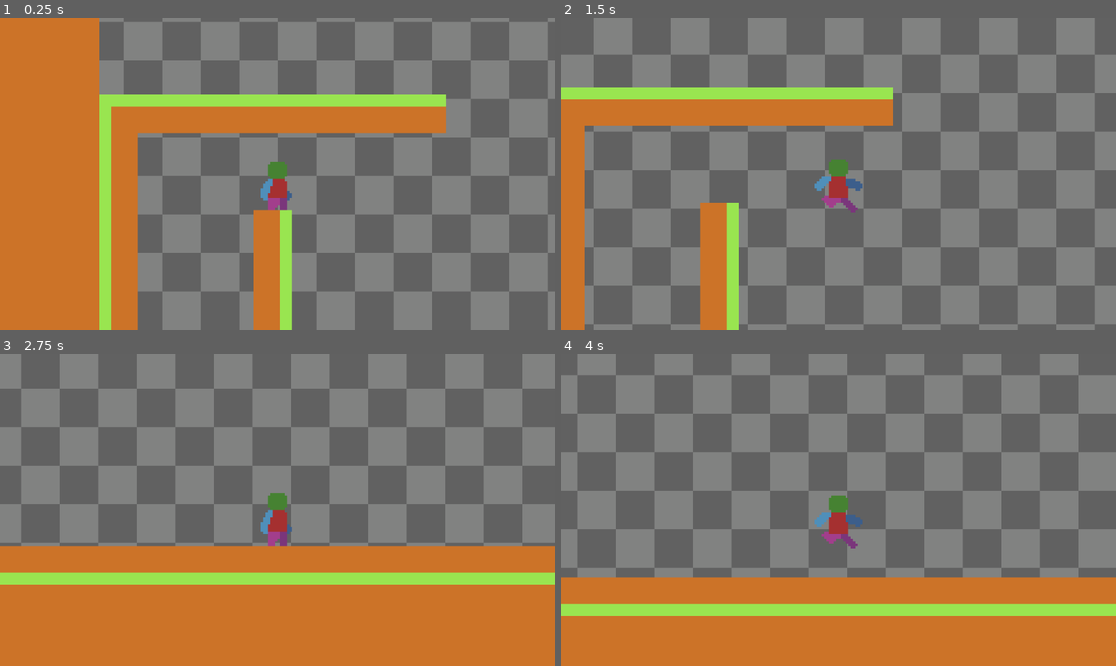
Above: before the commit, frames 1-4 (two rows, left to right).
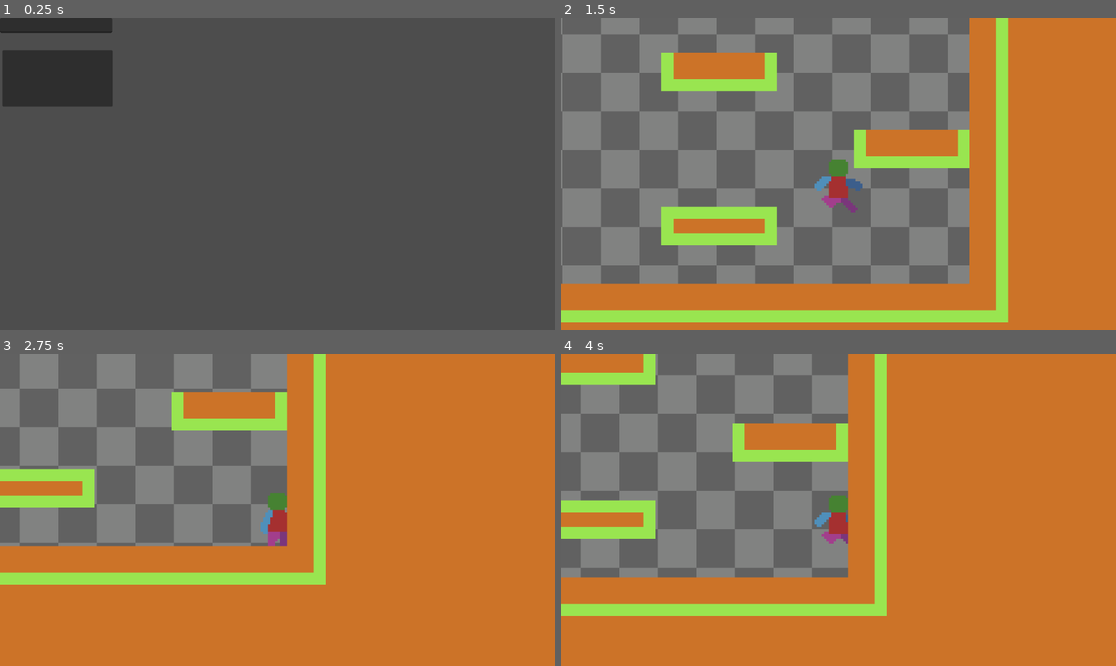
Above: after the commit, the same moments.

Repository: banjobanana/GameJam
Game: Godot game, scene res://Scenes/main_menu.tscn
Two runs of this game, one before a commit and one after it. Both use one fixed random seed, a clock stepped at 60 frames per second and the inputs below. Before the commit the project starts from res://Scenes/node_2d.tscn.
Inputs (mouse positions are in pixels of both pictures, inside the frame that each line leads up to):
- Up to frame 1 (0.25 s): no input
- Up to frame 2 (1.5 s): click (616, 77) at 0.52 s; hold D (Right) from 1.28 s (still down); tap C (Dash) at 1.35 s
- Up to frame 3 (2.75 s): keep holding D (Right); tap Space (Jump) at 1.52, 2.27 s; tap C (Dash) at 2.1 s
- Up to frame 4 (4 s): release D (Right) at 2.78 s; hold A (Left) 2.78-3.53 s; tap C (Dash) at 2.85, 3.6 s; hold D (Right) from 3.53 s (still down); tap Space (Jump) at 3.77 s

The runs differ from the first frame. In frame 1, 67% of the frame differs, in the area x 0-100%, y 0-100%; in frame 2, 76%; in frame 3, 61%; in frame 4, 70%.

Commit message:
Seed based spawning
Seed based rng spawning in one of four locations

Diff:
--- /dev/null
+++ b/project-box/Scenes/main_menu.tscn
@@ -0,0 +1,20 @@
+[gd_scene load_steps=2 format=3 uid="uid://mwvhs2yf7nba"]
+
+[ext_resource type="Script" uid="uid://dcvkdkot7wlnq" path="res://Scritps/rng_tester.gd" id="1_28flt"]
+
+[node name="Seed Generator Menu" type="Node2D"]
+script = ExtResource("1_28flt")
+
+[node name="RNG" type="Node" parent="."]
+
+[node name="LineEdit" type="LineEdit" parent="."]
+offset_right = 233.0
+offset_bottom = 31.0
+
+[node name="Button" type="Button" parent="."]
+offset_left = 5.0
+offset_top = 67.0
+offset_right = 234.0
+offset_bottom = 184.0
+
+[connection signal="button_down" from="Button" to="." method="_on_button_button_down"]
--- a/project-box/Scenes/node_2d.tscn
+++ b/project-box/Scenes/node_2d.tscn
@@ -1,5 +1,6 @@
-[gd_scene load_steps=6 format=4 uid="uid://w01063yd3l4g"]
+[gd_scene load_steps=7 format=4 uid="uid://w01063yd3l4g"]
 
+[ext_resource type="Script" uid="uid://gs5stueca7w7" path="res://Scritps/Rand_Spawner.gd" id="1_6whob"]
 [ext_resource type="Texture2D" uid="uid://co7ktbmdpyr1u" path="res://Assets/bk.png" id="1_epypp"]
 [ext_resource type="PackedScene" uid="uid://d01t6d7gu5yrp" path="res://Scenes/player.tscn" id="1_wtcfe"]
 [ext_resource type="Texture2D" uid="uid://ycgbhmit6iof" path="res://Assets/Tiles 16x16.png" id="2_0e48y"]
@@ -130,6 +131,7 @@
 sources/0 = SubResource("TileSetAtlasSource_epypp")
 
 [node name="Node2D" type="Node2D"]
+script = ExtResource("1_6whob")
 
 [node name="Parallax2D" type="Parallax2D" parent="."]
 scroll_scale = Vector2(0.8, 0.8)
@@ -142,8 +144,9 @@
 texture = ExtResource("1_epypp")
 stretch_mode = 1
 
-[node name="CharacterBody2D" parent="." instance=ExtResource("1_wtcfe")]
-position = Vector2(-38, -289)
+[node name="Player" parent="." instance=ExtResource("1_wtcfe")]
+unique_name_in_owner = true
+position = Vector2(-39, -291)
 
 [node name="TileMapLayer" type="TileMapLayer" parent="."]
 tile_map_data = PackedByteArray("AAD5/wIAAAAAAAIAAAD6/wIAAAABAAIAAAD7/wIAAAABAAIAAAD8/wIAAAABAAIAAAD9/wIAAAABAAIAAAD+/w …(23568 unchanged characters)…
--- /dev/null
+++ b/project-box/Scritps/Rand_Spawner.gd
@@ -0,0 +1,19 @@
+extends Node2D
+
+var rng = RandomNumberGenerator.new()
+@onready var player: player_class = %Player
+
+# Called when the node enters the scene tree for the first time.
+func _ready() -> void:
+	var file = FileAccess.open("user://seed.dat",FileAccess.READ)
+	rng.seed = file.get_64()
+	var pos = rng.randi_range(1,4)
+	match pos:
+		1:
+			player.position = Vector2(382,-88)
+		2:
+			player.position = Vector2(455,-54)
+		3:
+			player.position = Vector2(376,-19)
+		4:
+			player.position = Vector2(-39,-291)
--- /dev/null
+++ b/project-box/Scritps/rng_tester.gd
@@ -0,0 +1,22 @@
+extends Node
+
+var rng = RandomNumberGenerator.new()
+
+#signal seed(cSeed)
+
+@onready var line_edit: LineEdit = $LineEdit
+
+func _ready() -> void:
+	pass
+
+func _on_button_button_down() -> void:
+	if line_edit.text=="":
+		rng.seed = randi() % 100
+		#rng.seed = str(randi() % 100).hash()
+	else:
+		rng.seed = line_edit.text.hash()
+	#print(rng.seed)
+	var file = FileAccess.open("user://seed.dat",FileAccess.WRITE)
+	file.store_64(rng.seed)
+	get_tree().change_scene_to_file("res://Scenes/node_2d.tscn")
+	# Replace with function body.
--- a/project-box/project.godot
+++ b/project-box/project.godot
@@ -11,7 +11,7 @@
 [application]
 
 config/name="Project_Box"
-run/main_scene="uid://w01063yd3l4g"
+run/main_scene="uid://mwvhs2yf7nba"
 config/features=PackedStringArray("4.5", "GL Compatibility")
 config/icon="res://icon.svg"
 
Not shown, added: project-box/Scritps/Rand_Spawner.gd.uid
Not shown, added: project-box/Scritps/rng_tester.gd.uid
